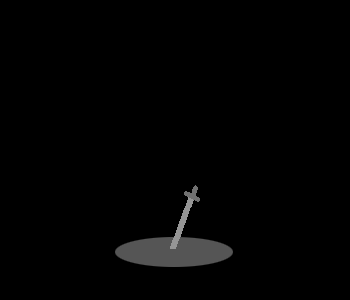
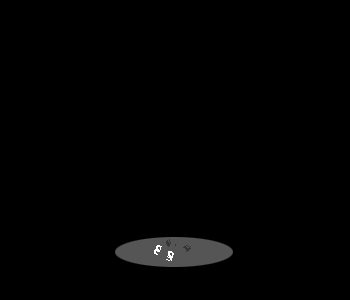
Before/after of a 350 x 300 layered artwork. What changed in the layer stack:
renamed "Layer 5" to "DeadLich", moved it above "Sword", painted on it over [left=154, top=192, right=196, bottom=261]
removed layer "Layer 4" over [left=184, top=191, right=200, bottom=202]
removed layer "Layer 3" over [left=169, top=197, right=194, bottom=253]
renamed "Layer 6" to "Sword", hid it, painted on it over [left=166, top=185, right=200, bottom=253]
